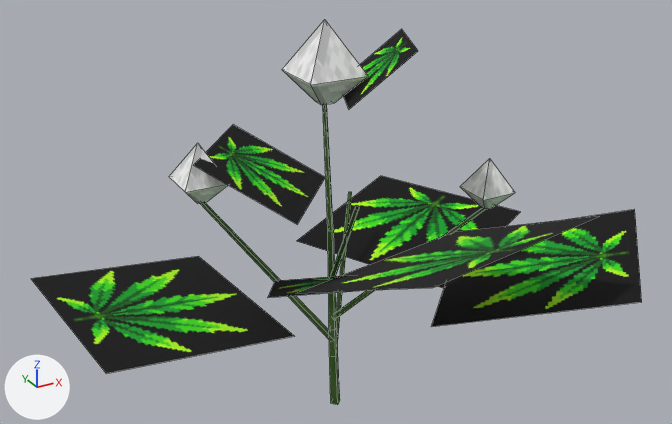
The OBJ model src/main/resources/assets/stonedew/models/block/plants/plant_3_1_0_lod.obj as it was, and as the next commit left it.
Camera for both pictures: a camera (50 mm lens) standing at (-0.38, -2.103, 1.287) and looking at (0.497, -0.509, 0.489). Every picture has the same lights, and +X, +Y and +Z are marked at lower left. The older version comes first. Mesh edges are drawn as thin lines. Where no turn or scale is listed for an object, it has been applied to the vertices.

In view in the first picture: 'model'.
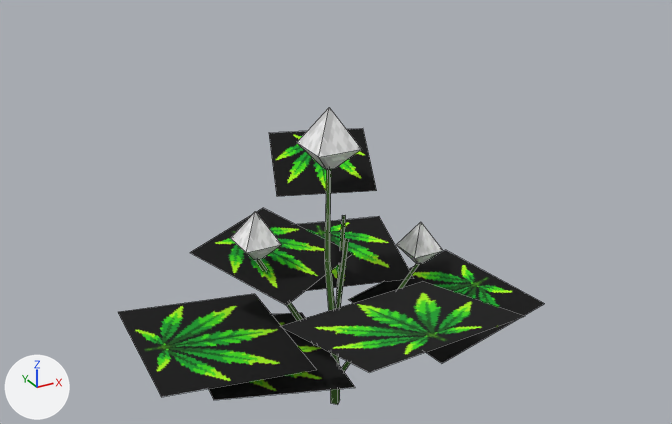
What differs and where, as boxes (x1, y1, x2, y2) in the pictures (672 x 424 px; the box of a moved part takes in the faces that stretch with it):
'model', reshaped (30% narrower, 23% shorter): before (31, 20, 642, 404); after (118, 108, 545, 404)
part 1 of me_model, moved or reshaped: before (330, 206, 359, 277); after (335, 239, 349, 309)
part 2 of me_model, moved or reshaped: before (282, 20, 368, 105); after (297, 108, 361, 170)
part 3 of me_model, moved or reshaped: before (169, 143, 228, 204); after (231, 211, 282, 260)
part 4 of me_model, moved or reshaped: before (460, 158, 515, 209); after (397, 222, 443, 264)
part 5 of me_model, moved or reshaped: before (31, 29, 642, 401); after (118, 129, 545, 401)

Edits to the bpy script that builds the scene:
```text
Change me_model:
    used by ob_model
    remove me_model.from_pydata(...)  # 111 vertices, 59 faces; spans x -0.11..1.126, y -1.079..0.013, z -0.001..0.908
    add me_model.from_pydata(...)  # 111 vertices, 59 faces; spans x 0.044..0.946, y -0.944..-0.074, z -0.001..0.728
    me_model part 1: the loose piece of 8 vertices spanning x 0.407..0.492, y -0.749..-0.506, z 0.327..0.609 is multiplied about its middle by the matrix ((0.891, 0.035, 0.11), (-0.063, 0.864, 0.237), (-0.096, -0.243, 0.859)), then moved by (0.018, 0.045, -0.125)
    me_model part 2: the loose piece of 9 vertices spanning x 0.394..0.519, y -0.598..-0.473, z 0.745..0.908 is scaled about its middle by 0.78, then moved by (0.015, 0.011, -0.162)
    me_model part 3: the loose piece of 9 vertices spanning x 0.184..0.281, y -0.454..-0.358, z 0.531..0.656 is scaled about its middle by 0.857, then moved by (0.108, -0.032, -0.153)
    me_model part 4: the loose piece of 9 vertices spanning x 0.781..0.867, y -0.646..-0.56, z 0.469..0.581 is scaled about its middle by 0.87, then moved by (-0.139, 0.05, -0.132)
    me_model part 5: 72 of 111 vertices moved; they spanned x -0.11..1.126, y -1.079..0.013, z 0.127..0.866 and now span x 0.044..0.946, y -0.944..-0.074, z 0.058..0.619; mean shift (-0.024, 0.034, -0.115); largest move (1.126, -0.75, 0.456) -> (0.908, -0.346, 0.234)
```
